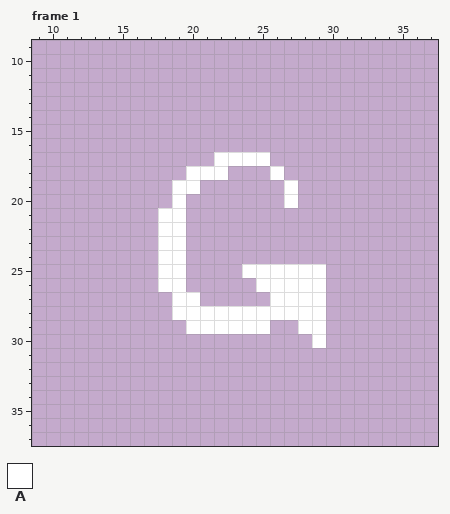
Pixel-art file: Assets/Resources/graphics/ui/buttons.aseprite. Above: the version before the commit.
48x48 pixels, 1 frame. Shown: frame 1: x 9..37, y 9..37. The commit also changed other frames, which this record leaves out.
Palette (. is transparent): A #ffffff
Pixels before, frame 1, first column x 18:
17 ....AAAA....
18 ..AAA...A...
19 .AA......A..
20 .A.......A..
21 AA..........
22 AA..........
23 AA..........
24 AA..........
25 AA....AAAAAA
26 AA.....AAAAA
27 .AA.....AAAA
28 .AAAAAAAAAAA
29 ..AAAAAA..AA
30 ...........A
New version:
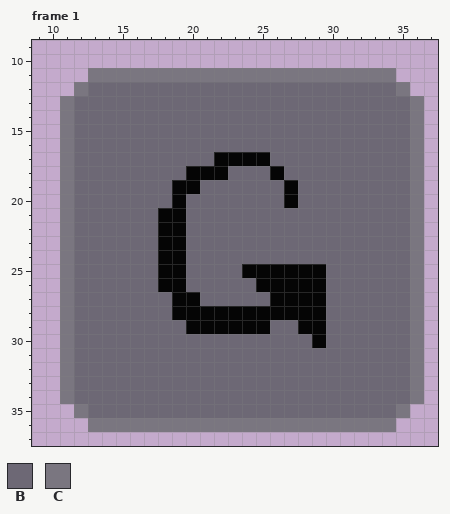
Colours new in this view: B #6d6875  C #7a7680
Change:
layer "Layer 2" added
Colour A changes from #ffffff to #050505.
Frame 1, layer "Layer 2":
There is now colour B in row 12 at x 13 to 34; in rows 13 to 16 at x 12 to 35; in row 17 at x 12 to 21 and 26 to 35; in row 18 at x 12 to 19, 23 to 25 and 27 to 35; in row 19 at x 12 to 18, 21 to 26 and 28 to 35; in row 20 at x 12 to 18, 20 to 26 and 28 to 35.
There is now colour B in rows 21 to 24 at x 12 to 17 and 20 to 35; in row 25 at x 12 to 17, 20 to 23 and 30 to 35; in row 26 at x 12 to 17, 20 to 24 and 30 to 35; in row 27 at x 12 to 18, 21 to 25 and 30 to 35; in row 28 at x 12 to 18 and 30 to 35; in row 29 at x 12 to 19, 26 to 27 and 30 to 35.
There is now colour B in row 30 at x 12 to 28 and 30 to 35; in rows 31 to 34 at x 12 to 35; in row 35 at x 13 to 34.
There is now colour C in row 11 at x 13 to 34; in row 12 at x 12 and 35; in rows 13 to 34 at x 11 and 36; in row 35 at x 12 and 35; in row 36 at x 13 to 34.
